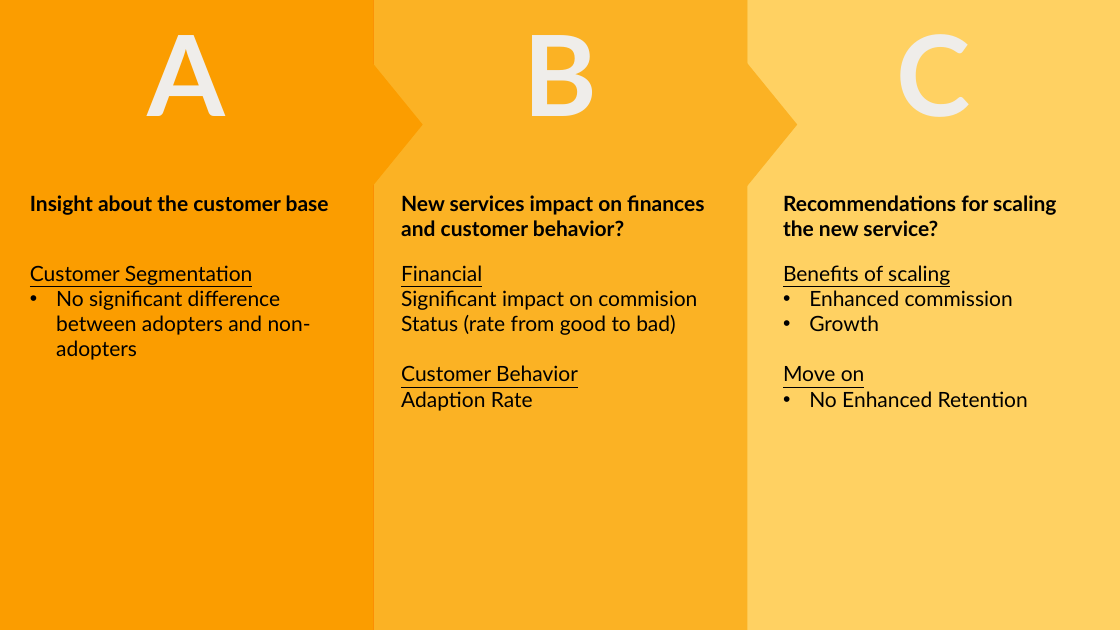
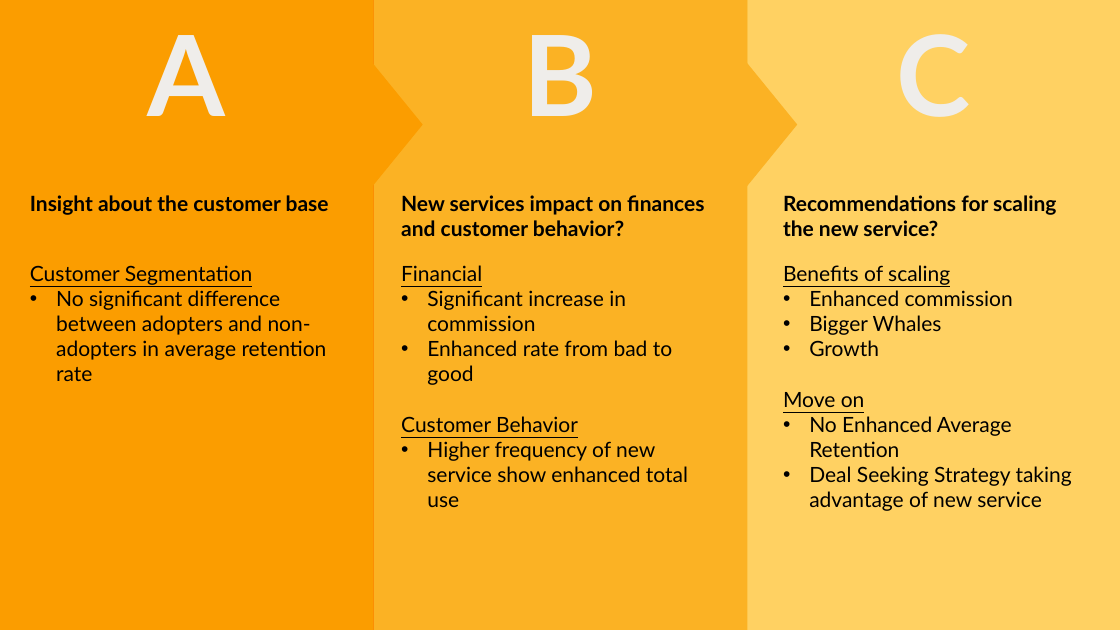
Before and after one commit to SuneHansenn/JustEatCase, a slide deck: slide 2 of case_presentation.pptx. Drawn at 1120x630 pixels with LibreOffice and Linux fonts; fonts in the diff are those of the drawing. Boxes give left, top, right and bottom in pixels: in the first picture for what was removed or moved away, otherwise in the second. Text is boxed around its words. In the diff, an @@ line names an element or a change of style, - is before the commit and + after.

```diff
--- a/case_presentation.pptx
+++ b/case_presentation.pptx
@@ text at (56, 290, 327, 381): text changed @@
-• No significant difference between adopters and non-adopters
+• No significant difference between adopters and non-adopters in average retention rate
@@ text at (427, 290, 672, 385): text changed @@
-Significant impact on commision
-Status (rate from good to bad)
+• Significant increase in commission
+• Enhanced rate from bad to good
@@ text at (809, 315, 942, 335): paragraph added @@
+• Bigger Whales
@@ text at (809, 416, 1072, 511): text changed @@
-• No Enhanced Retention
+• No Enhanced Average Retention
+• Deal Seeking Strategy taking advantage of new service
@@ text at (427, 441, 688, 507): text changed @@
-Adaption Rate
+• Higher frequency of new service show enhanced total use
```
Also in this commit, not shown: 1 other slide changed.
